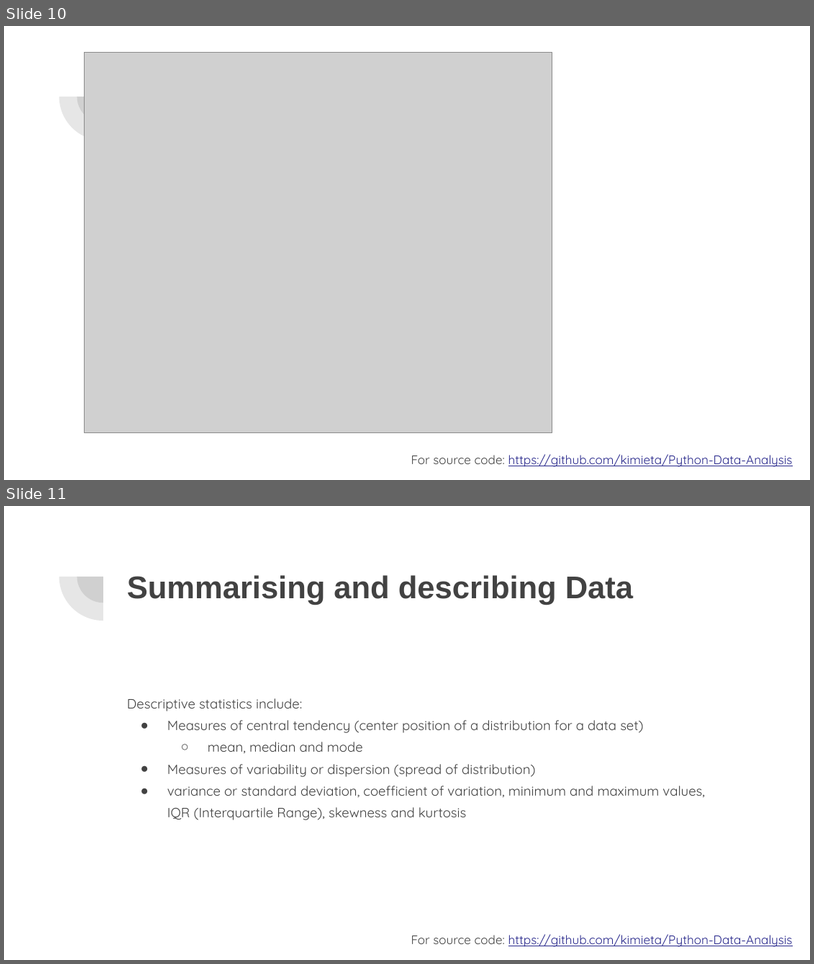
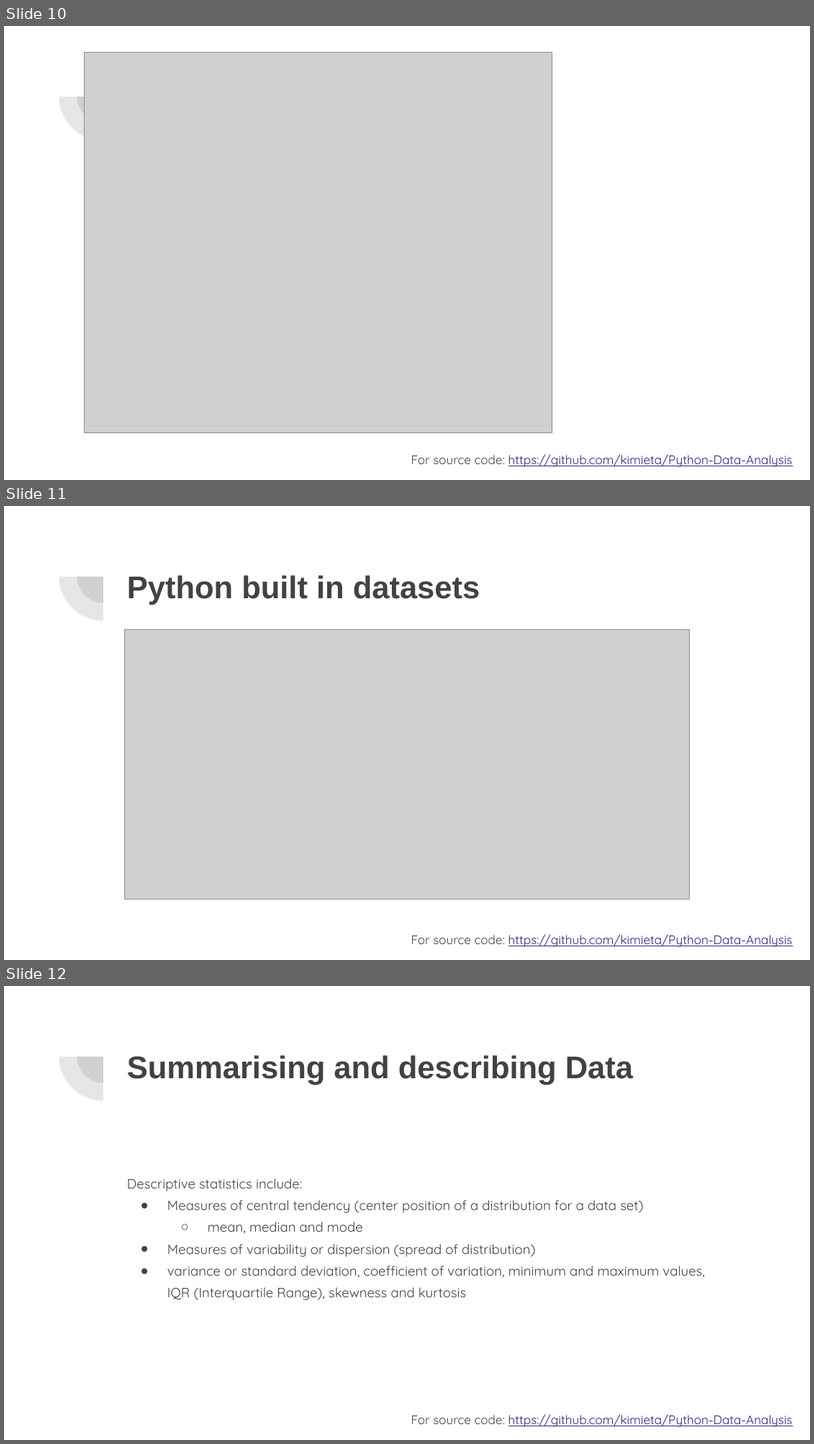
Before and after one commit to kimieta/Python-Data-Analysis, a slide deck: Data Analysis 1.pptx. Shown one above the other, each under a label of ours: slides 10 and 11 before the commit, slides 10, 11 and 12 after it. The pictures are 814x964 and 814x1444 pixels, drawn with LibreOffice and Linux fonts; fonts in the diff are those of the drawing; grey boxes stand for pictures. Boxes give left, top, right and bottom in pixels: in the first picture for what was removed or moved away, otherwise in the second. Text is boxed around its words. In the diff, an @@ line names an element or a change of style, - is before the commit and + after.

```diff
--- a/Data Analysis 1.pptx
+++ b/Data Analysis 1.pptx
@@ slide 11 added at (4, 506, 810, 960), background #FFFFFF; not listed: 3 template elements that a slide beside it also shows @@
@@ title added at (127, 575, 481, 605), 28 pt, text #424242, bold @@
+Python built in datasets
@@ picture added at (124, 629, 689, 898) @@
@@ what was slide 11 is now slide 12 @@
```
